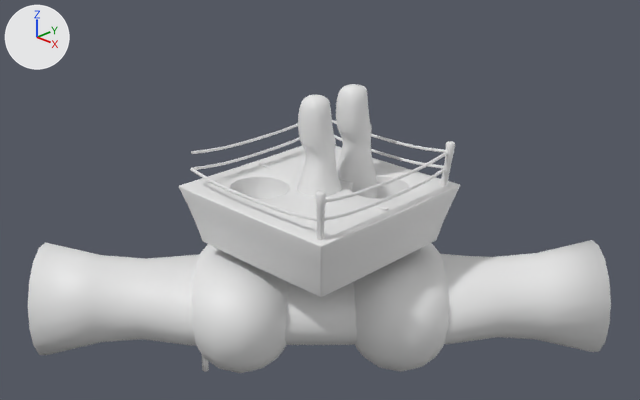
Two versions of the Blender file Blender/Deditos_pruebas.blend, one commit apart.
One viewpoint serves both versions: a 50 mm camera at (36.9, -37.7, 20.9) aimed at (-0.2, 0.2, -1.2). Lighting does not change. The marker at upper left points along +X, +Y and +Z.
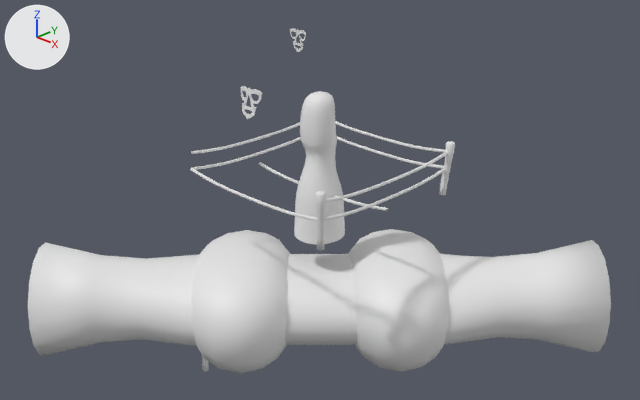
Boxes [x1, y1, x2, y2] around the edits, measured in the pictures (640 x 400 px):
'Cube', hidden
    before: [179, 146, 460, 297]
'Mod_CarneSkeletor', added
    after: [294, 91, 345, 244]
'Mod_Unia', hidden
    before: [336, 84, 377, 198]
'Mod_Unia.002', hidden
    before: [297, 94, 342, 197]
'Plane.003', added
    after: [241, 86, 262, 119]
'Plane.002', added
    after: [290, 28, 306, 52]

What changed in the scene script:
```text
Add me_cube_026:
    me_cube_026.from_pydata(...)  # 1389 vertices, 1372 faces; spans x -1.6..1.6, y -1.68..1.61, z -3.39..6.12
    me_cube_026.polygons.foreach_set('use_smooth', [True] * 1372)
    # faces by material slot: [1296, 76]
Add me_plane_003:
    me_plane_003.from_pydata(...)  # 92 vertices, 50 faces; spans x -7.03..7.03, y -8.13..6.24, z -1.15..0.44
Add me_plane_002:
    me_plane_002.from_pydata(...)  # 92 vertices, 50 faces; spans x -7.03..7.03, y -12.56..1.81, z 0.0
Change ob_mod_unia:
    add ob_mod_unia.hide_set(True)
Change ob_cube:
    add ob_cube.hide_set(True)
Change ob_mod_unia_002:
    add ob_mod_unia_002.hide_set(True)
Add ob_mod_carneskeletor:
    ob_mod_carneskeletor = bpy.data.objects.new('Mod_CarneSkeletor', me_cube_026)
    ob_mod_carneskeletor.location = (0.0, 0.0, 0.0)
Add ob_plane_003:
    ob_plane_003 = bpy.data.objects.new('Plane.003', me_plane_003)
    ob_plane_003.location = (-4.88, -1.52, 4.85)
    ob_plane_003.rotation_euler = (1.473, 0.0, 0.0)  # degrees (84, 0, 0)
    ob_plane_003.scale = (0.143, 0.143, 0.143)
    _m = ob_plane_003.modifiers.new('Solidify', 'SOLIDIFY')
    _m.thickness = 0.58
Add ob_plane_002:
    ob_plane_002 = bpy.data.objects.new('Plane.002', me_plane_002)
    ob_plane_002.location = (-0.95, -0.88, 9.81)
    ob_plane_002.rotation_euler = (1.571, 0.0, 0.0)  # degrees (90, 0, 0)
    ob_plane_002.scale = (0.0976, 0.0976, 0.0976)
```
